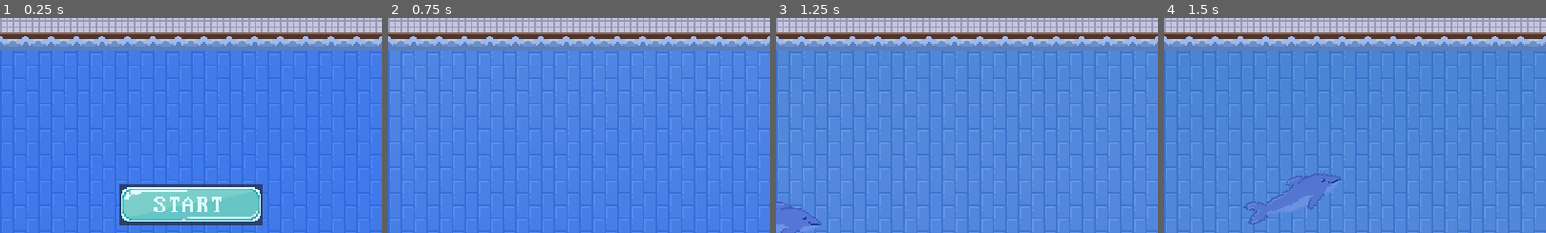
Above: before the commit, frames 1-4 (left to right).
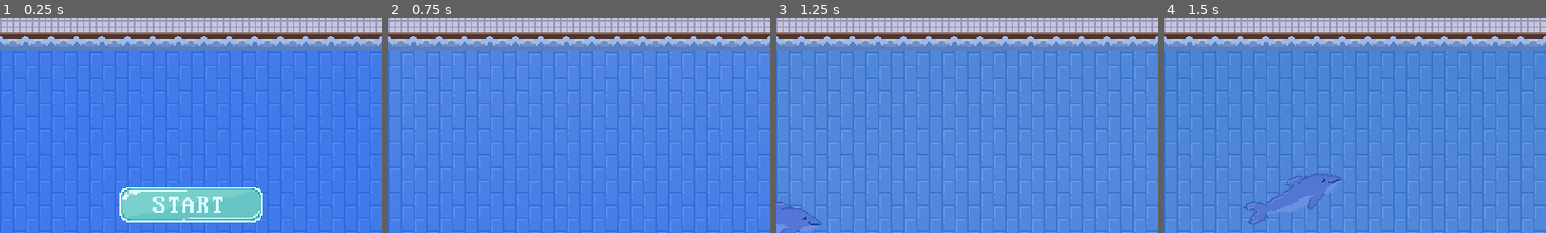
Above: after the commit, the same moments.

Repository: Kugelpanzer/GGJ-2024
Game: Godot game, scene res://Main.tscn
Two runs of this game, one before a commit and one after it. Both use one fixed random seed, a clock stepped at 60 frames per second and the inputs below.
Inputs (mouse positions are % of the whole screen's width and height, from its top left):
- Up to frame 1 (0.25 s): no input
- Up to frame 2 (0.75 s): click (50, 86) at 0.5 s
- Up to frame 3 (1.25 s): no input
- Up to frame 4 (1.5 s): move the mouse to (72, 45) at 1.27 s
The pictures show only the part of the screen within x 25-75%, y 43-93%; the shares and areas given below are measured in that part.

The runs differ from the first frame. In frame 1, 2.1% of the frame differs, in the area x 31-69%, y 77-97%; in frame 2, nothing differs; in frame 3, nothing differs; in frame 4, nothing differs.

Commit message:
button no background

Diff:
--- a/HUD.tscn
+++ b/HUD.tscn
@@ -1,9 +1,19 @@
-[gd_scene load_steps=7 format=3 uid="uid://ccqoreueuxdb7"]
+[gd_scene load_steps=12 format=3 uid="uid://ccqoreueuxdb7"]
 
 [ext_resource type="Script" path="res://HUD.gd" id="1"]
 [ext_resource type="Texture2D" uid="uid://cv3b0420e10v2" path="res://art/startDugme.png" id="2_u8rw7"]
 [ext_resource type="Texture2D" uid="uid://mk0s7370h6xv" path="res://art/youWin.png" id="3_cpduw"]
 [ext_resource type="Texture2D" uid="uid://dcfvdui80flkc" path="res://art/youLose.png" id="4_dft3b"]
+
+[sub_resource type="StyleBoxEmpty" id="StyleBoxEmpty_ixqmu"]
+
+[sub_resource type="StyleBoxEmpty" id="StyleBoxEmpty_vmija"]
+
+[sub_resource type="StyleBoxEmpty" id="StyleBoxEmpty_iqni2"]
+
+[sub_resource type="StyleBoxEmpty" id="StyleBoxEmpty_wswbx"]
+
+[sub_resource type="StyleBoxEmpty" id="StyleBoxEmpty_r3bgu"]
 
 [sub_resource type="InputEventAction" id="InputEventAction_fopy7"]
 action = &"start_game"
@@ -51,6 +61,11 @@
 grow_horizontal = 2
 grow_vertical = 0
 theme_override_font_sizes/font_size = 60
+theme_override_styles/normal = SubResource("StyleBoxEmpty_ixqmu")
+theme_override_styles/hover = SubResource("StyleBoxEmpty_vmija")
+theme_override_styles/pressed = SubResource("StyleBoxEmpty_iqni2")
+theme_override_styles/disabled = SubResource("StyleBoxEmpty_wswbx")
+theme_override_styles/focus = SubResource("StyleBoxEmpty_r3bgu")
 shortcut = SubResource("4")
 icon = ExtResource("2_u8rw7")
 icon_alignment = 1
